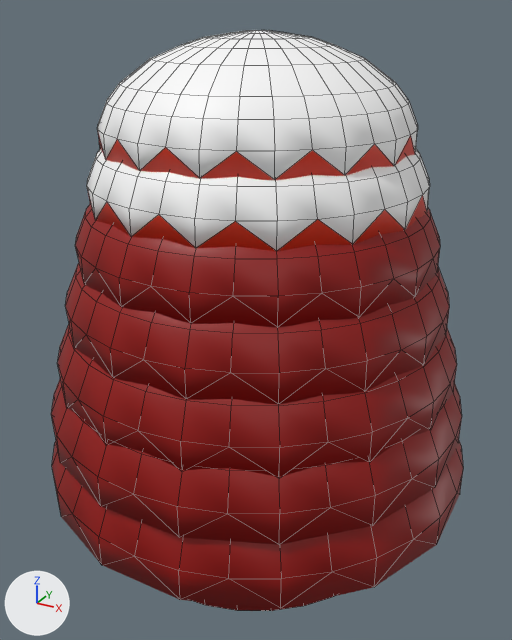
The Blender file RBDCivilization/Assets/Models/Landscape/ArbustoColor3otoñoinvierno.blend as it was, and as the next commit left it.
The view is the same before and after, from a camera (50 mm lens) standing at (1.98, -3.68, 2.02) and looking at (0.02, -0.12, 0.24). Lighting does not change. The marker at lower left points along +X, +Y and +Z. Mesh edges are drawn as thin lines.

Before the edit, the objects in view are built like this:
```python
me_cylinder = bpy.data.meshes.new('Cylinder')
me_cylinder.from_pydata(...)  # 1008 vertices, 880 faces; spans x -1.36..1.36, y -1.34..1.37, z -1.0..2.11
me_cylinder.polygons.foreach_set('use_smooth', [True] * 880)
# faces by material slot: [353, 525, 2]
me_cylinder.materials.append(mat_material_003)  # white #ffffff
me_cylinder.materials.append(mat_material_005)  # red #930500
me_cylinder.materials.append(mat_material_006)  # red #e7391b
ob_cylinder_003 = bpy.data.objects.new('Cylinder.003', me_cylinder)
ob_cylinder_003.location = (0.0, -0.08, -0.192)
```
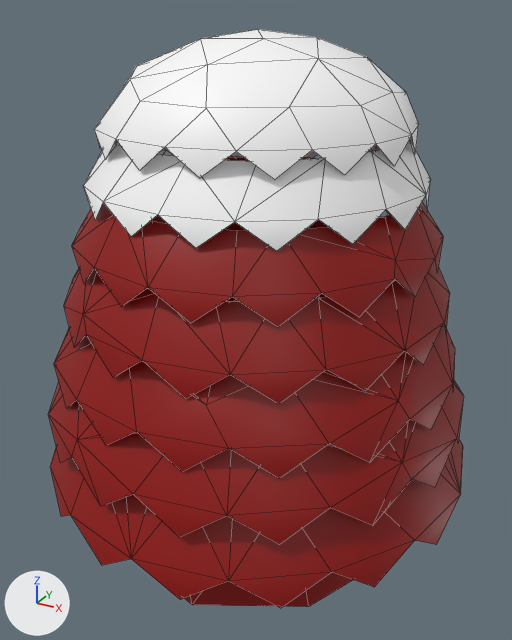
Pixel boxes (x1, y1, x2, y2) of what changed, in the pictures (512 x 640 px):
'Cylinder.003', reshaped, modifiers changed: before (51, 30, 463, 611); after (48, 29, 464, 608)
part 1 of me_cylinder, deleted (red): before (61, 133, 459, 608)

The edits, one by one:
me_cylinder is used by ob_cylinder_003; location (0.0, -0.08, -0.192).
me_cylinder had 1008 vertices, 880 faces and spanned x -1.36..1.36, y -1.34..1.37, z -1.0..2.11.
me_cylinder now has 1008 vertices, 865 faces and spans x -1.36..1.36, y -1.34..1.37, z -1.0..2.11.
Part 1, on me_cylinder:
15 faces are deleted.
me_cylinder no longer uses material mat_material_006 (red #e7391b).
Object 'Cylinder.003' (ob_cylinder_003) gains a DECIMATE modifier named 'Decimate'.
Modifier setting: ratio = 0.306.
